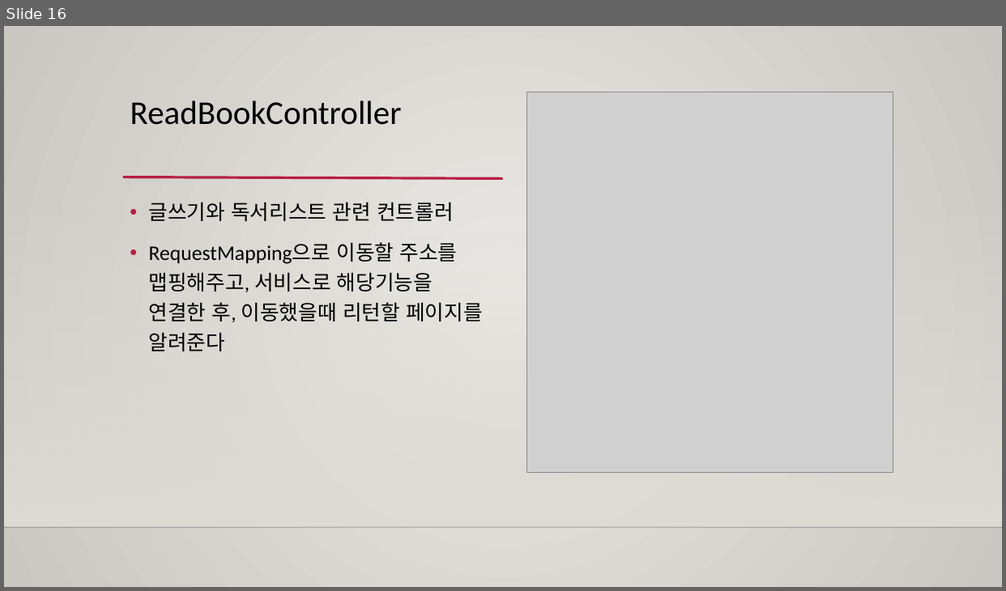
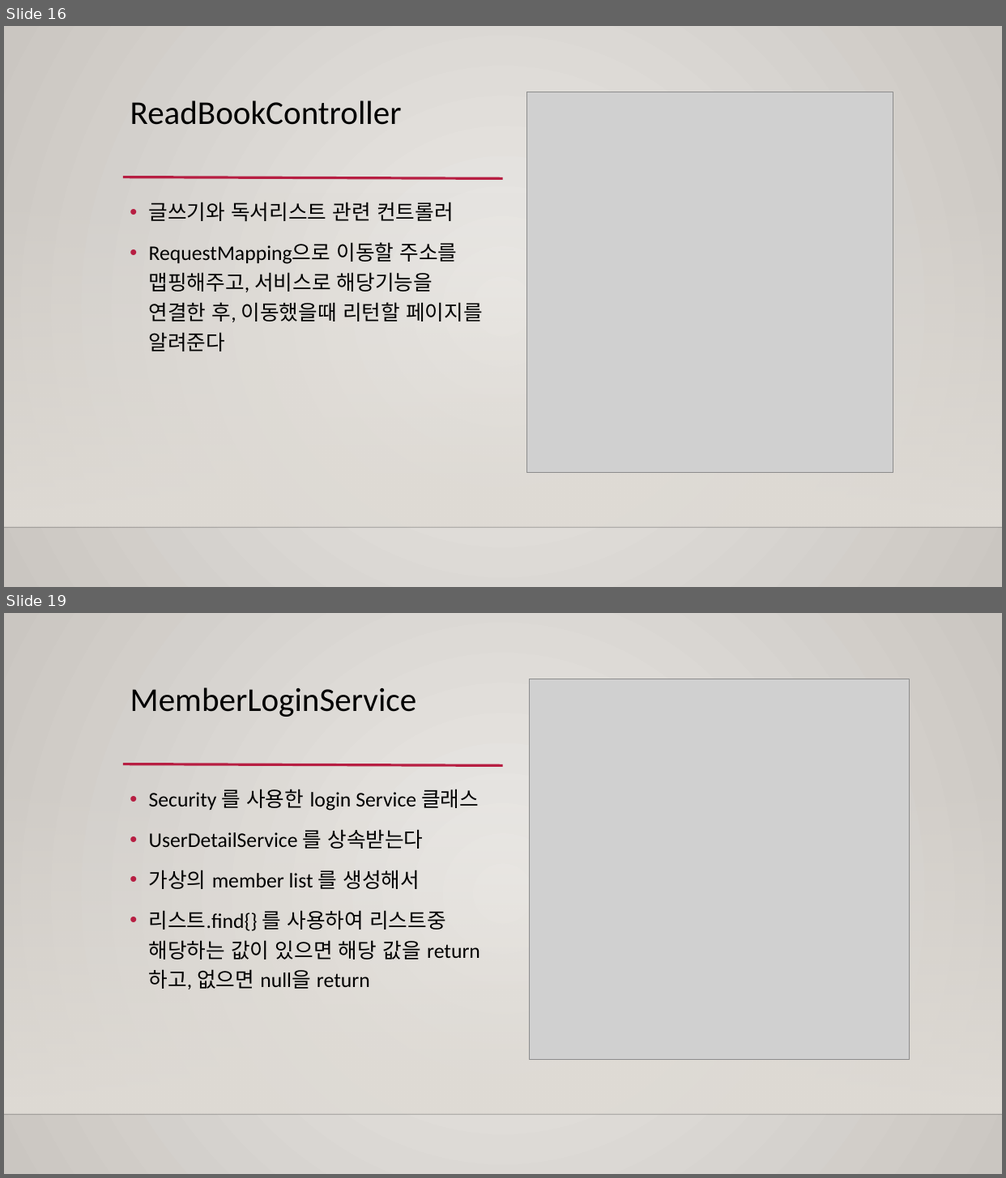
Before and after one commit to hooninfinity/Biz_505_2021_10_Kotlin_Spring, a slide deck: 디바이스최적화(2021-11-10)_김성훈.pptx. Shown one above the other, each under a label of ours: slide 16 before the commit, slides 16 and 19 after it; the slides between them are not shown. The pictures are 1006x591 and 1006x1178 pixels, drawn with LibreOffice and Linux fonts; fonts in the diff are those of the drawing; grey boxes stand for pictures; background and template pictures are left out. Boxes give left, top, right and bottom in pixels: in the first picture for what was removed or moved away, otherwise in the second. Text is boxed around its words. In the diff, an @@ line names an element or a change of style, - is before the commit and + after.

```diff
--- a/디바이스최적화(2021-11-10)_김성훈.pptx
+++ b/디바이스최적화(2021-11-10)_김성훈.pptx
@@ slide 19 added at box(4, 613, 1002, 1174), background gradient #ECEAE7 to #CAC7C1; not listed: 3 template elements that a slide beside it also shows @@
@@ picture added at box(529, 679, 909, 1060) @@
@@ title added at box(130, 688, 416, 717), 32 pt, text #000000 @@
+MemberLoginService
@@ text added at box(149, 789, 480, 990), 20 pt, text #000000 @@
+• Security 를 사용한 login Service 클래스
+• UserDetailService 를 상속받는다
+• 가상의 member list 를 생성해서
+• 리스트.find{} 를 사용하여 리스트중 해당하는 값이 있으면 해당 값을 return 하고, 없으면 null을 return
```
Also in this commit, not shown: 7 other slides added, 2 slides removed.
